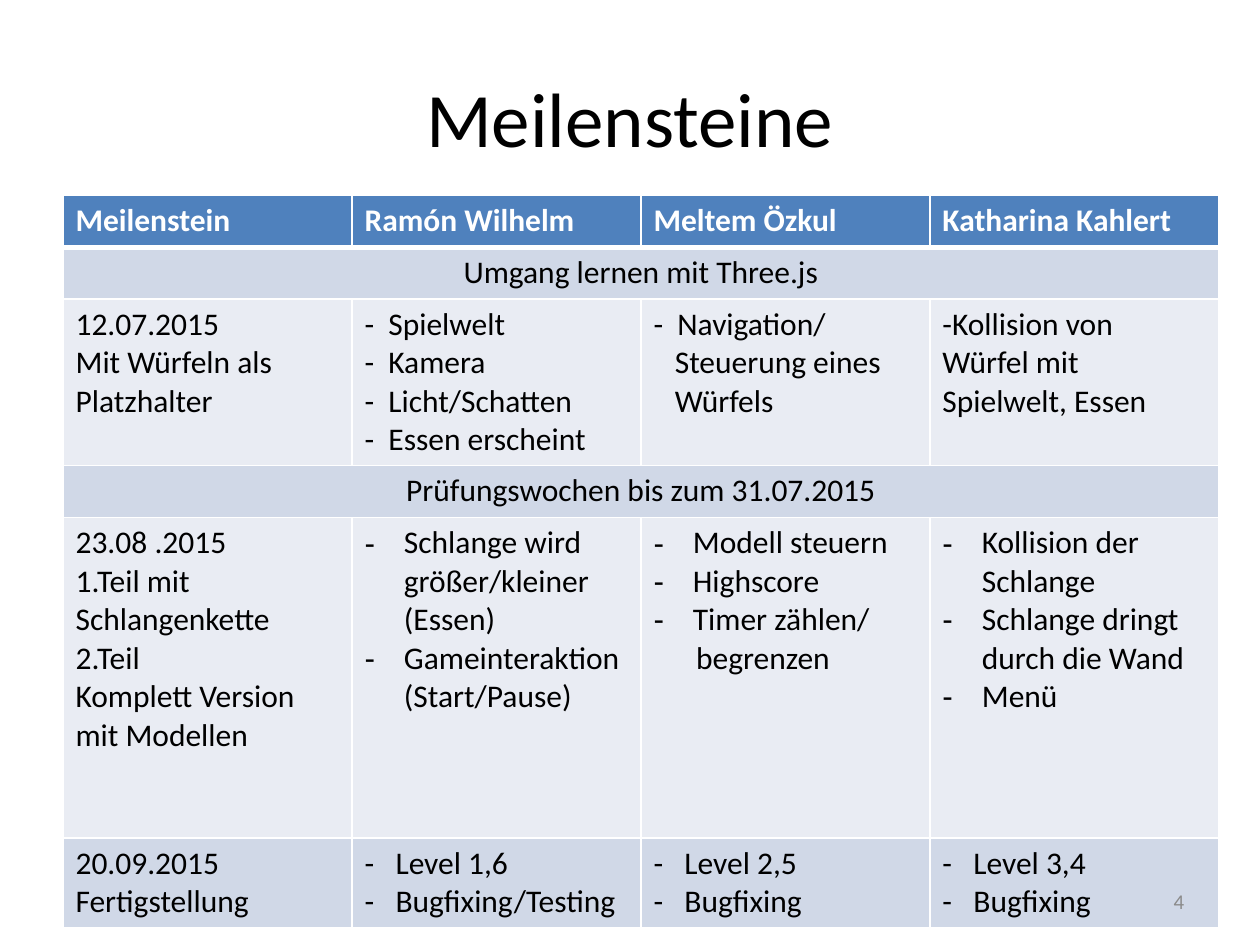
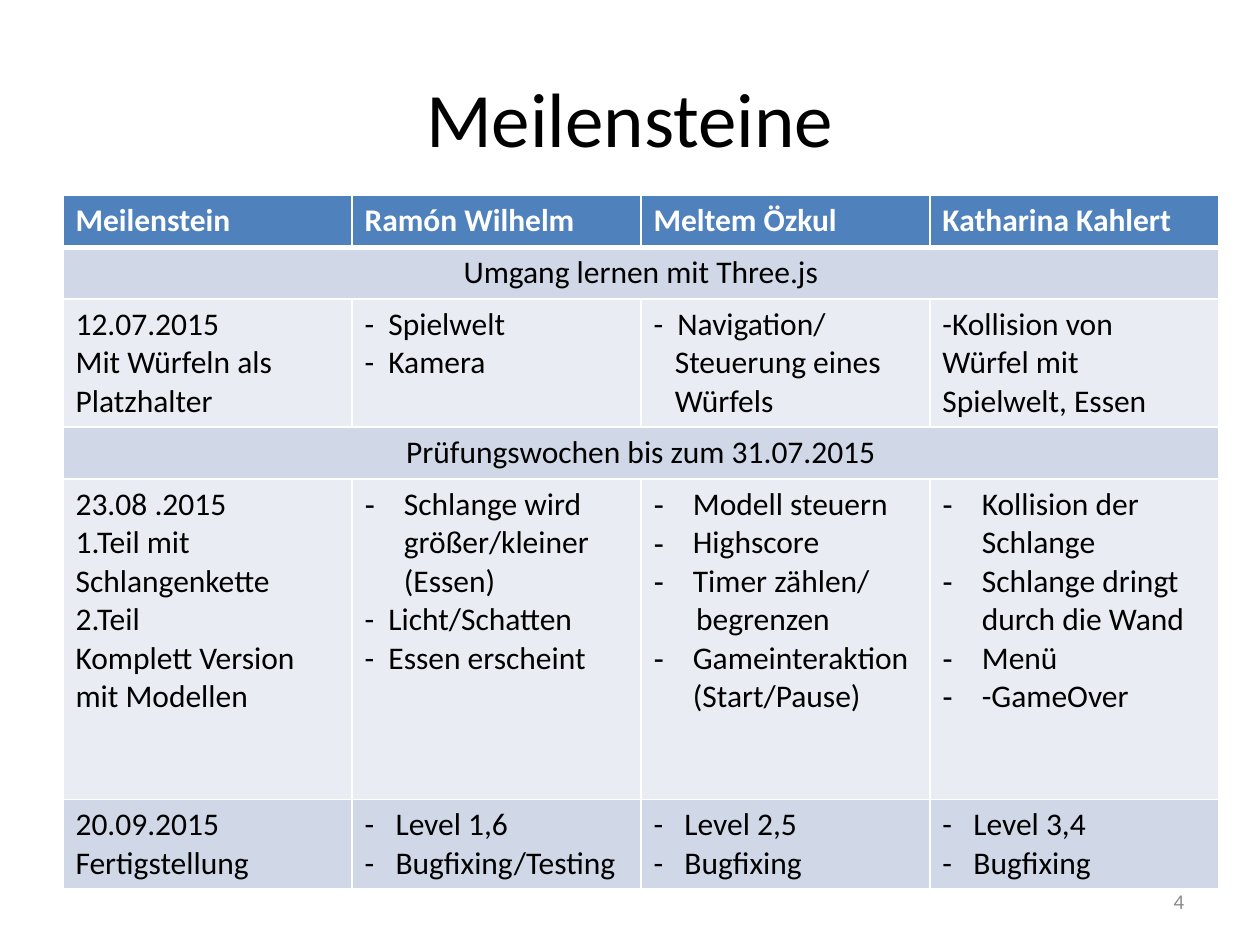
Before and after one commit to RamoramaInteractive/GDV-Projekt, a slide deck: slide 4 of Planungspraesentation-Mitte Juni/Planungspräsentation V. 5 Juli .pptx. Drawn at 1260x945 pixels with LibreOffice and Linux fonts; fonts in the diff are those of the drawing. Boxes give left, top, right and bottom in pixels: in the first picture for what was removed or moved away, otherwise in the second. Text is boxed around its words. In the diff, an @@ line names an element or a change of style, - is before the commit and + after.

```diff
--- a/Planungspraesentation-Mitte Juni/Planungspräsentation V. 5 Juli .pptx
+++ b/Planungspraesentation-Mitte Juni/Planungspräsentation V. 5 Juli .pptx
@@ table at [63, 195, 1217, 887] @@
-row 3, column 2: - Spielwelt / - Kamera / - Licht/Schatten / - Essen erscheint
+row 3, column 2: - Spielwelt / - Kamera
-row 5: 23.08 .2015 / 1.Teil mit Schlangenkette / 2.Teil / Komplett Version mit Modellen | Schlange wird größer/kleiner (Essen) / Gameinteraktion (Start/Pause) | Modell steuern / Highscore / Timer zählen/ / begrenzen | Kollision der Schlange / Schlange dringt durch die Wand / Menü
+row 5: 23.08 .2015 / 1.Teil mit Schlangenkette / 2.Teil / Komplett Version mit Modellen | Schlange wird größer/kleiner (Essen) / - Licht/Schatten / - Essen erscheint | Modell steuern / Highscore / Timer zählen/ / begrenzen / Gameinteraktion (Start/Pause) | Kollision der Schlange / Schlange dringt durch die Wand / Menü / -GameOver
```
Also in this commit, not shown: 1 other file.
